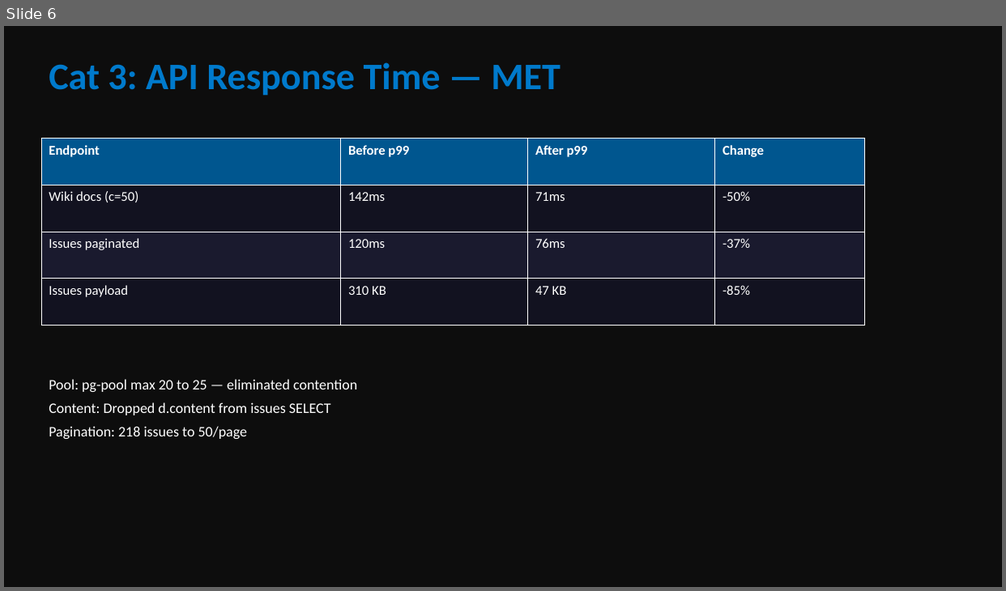
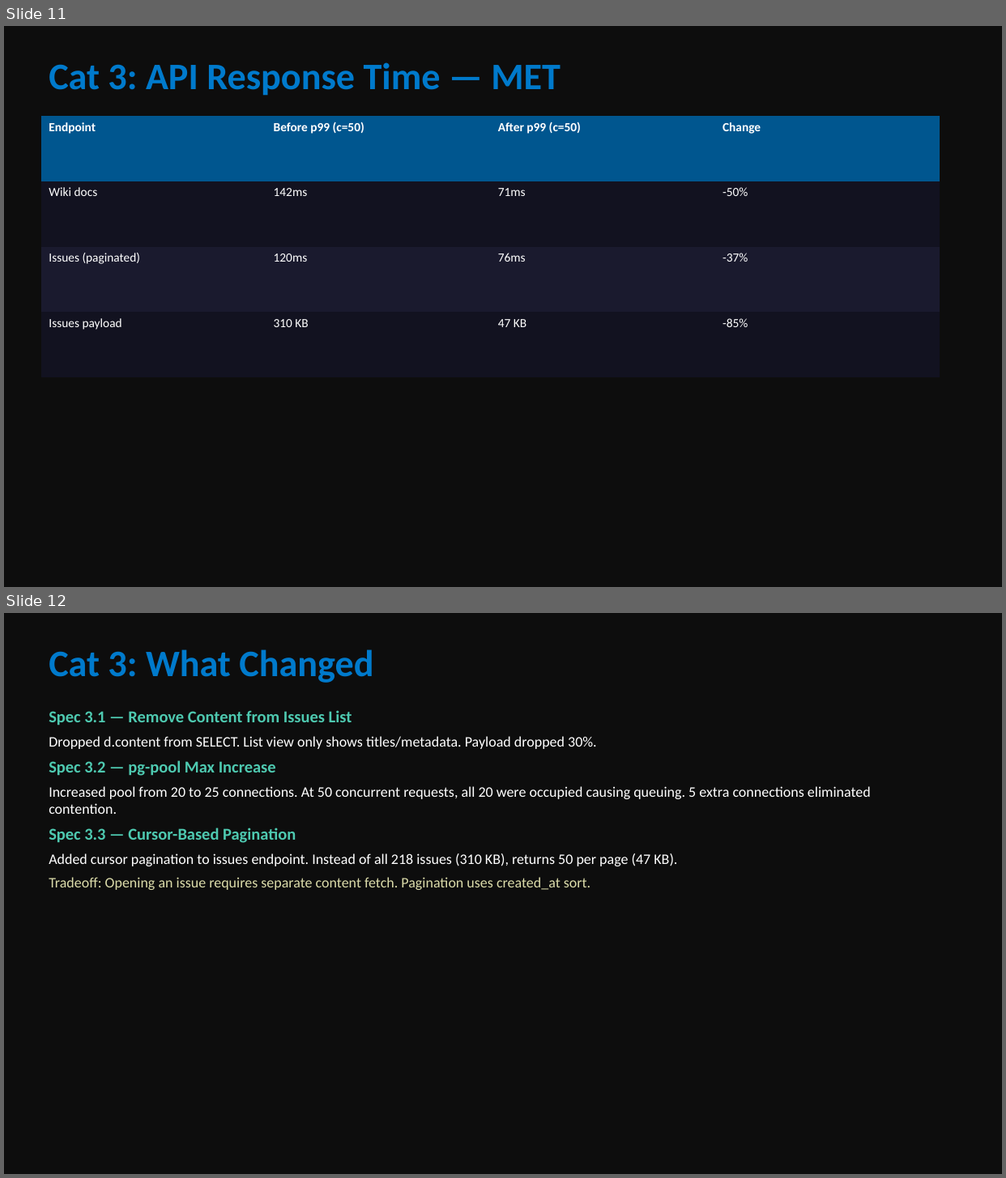
Before and after one commit to fsyeddev-a11y/ShipShape, a slide deck: docs/ShipShape-Final-Presentation.pptx. Shown one above the other, each under a label of ours: slide 6 before the commit, slides 11 and 12 after it. The pictures are 1006x591 and 1006x1178 pixels, drawn with LibreOffice and Linux fonts; fonts in the diff are those of the drawing. Boxes give left, top, right and bottom in pixels: in the first picture for what was removed or moved away, otherwise in the second. Text is boxed around its words. In the diff, an @@ line names an element or a change of style, - is before the commit and + after.

Commit message:
docs: update revert documentation with specific examples, regenerate PDF and presentation
Expanded the "Fixes Attempted and Reverted" section with detailed table
showing what changed, why it was reverted, and lessons learned for each
fix (backlinks .catch removal, syntax-highlighting API polling, WCAG
hover-focus conflict, timeout increase, batch CI failures).
Regenerated PDF and 32-slide presentation.

```diff
--- a/docs/ShipShape-Final-Presentation.pptx
+++ b/docs/ShipShape-Final-Presentation.pptx
@@ slide 12 added at <box>4,613,1002,1174</box>, background #0D0D0D @@
@@ text added at <box>49,649,373,683</box>, 36 pt, text #007ACC, bold @@
+Cat 3: What Changed
@@ text added at <box>49,710,871,890</box>, 14 pt, text #FFFFFF @@
+Spec 3.1 — Remove Content from Issues List
+Dropped d.content from SELECT. List view only shows titles/metadata. Payload dropped 30%.
+Spec 3.2 — pg-pool Max Increase
+Increased pool from 20 to 25 connections. At 50 concurrent requests, all 20 were occupied causing queuing. 5 extra connections eliminated contention.
+Spec 3.3 — Cursor-Based Pagination
+Added cursor pagination to issues endpoint. Instead of all 218 issues (310 KB), returns 50 per page (47 KB).
+Tradeoff: Opening an issue requires separate content fetch. Pagination uses created_at sort.
@@ what was slide 6 is now slide 11 @@
@@ slide 11 changed as well @@
@@ table at <box>41,116,940,378</box> @@
-row 1, column 2: Before p99
+row 1, column 2: Before p99 (c=50)
-row 1, column 3: After p99
+row 1, column 3: After p99 (c=50)
-row 2, column 1: Wiki docs (c=50)
+row 2, column 1: Wiki docs
-row 3, column 1: Issues paginated
+row 3, column 1: Issues (paginated)
@@ size 13 to 12 pt in "Endpoint", "Change", "142ms", "71ms" and 8 more places @@
@@ borders changed @@
@@ table: place and size @@
-table at <box>41,139,865,326</box>
+table at <box>41,116,940,378</box>
@@ text removed at <box>49,379,357,439</box> @@
-Pool: pg-pool max 20 to 25 — eliminated contention
-Content: Dropped d.content from issues SELECT
-Pagination: 218 issues to 50/page
```
Also in this commit, not shown: 10 other slides changed, 20 other slides added, 5 slides removed, 4 other files.
